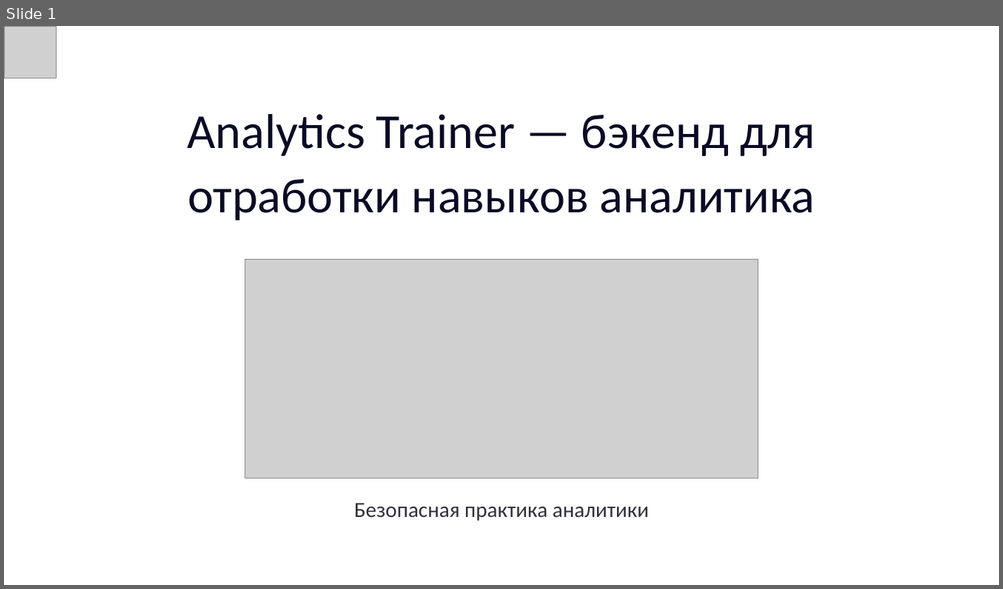
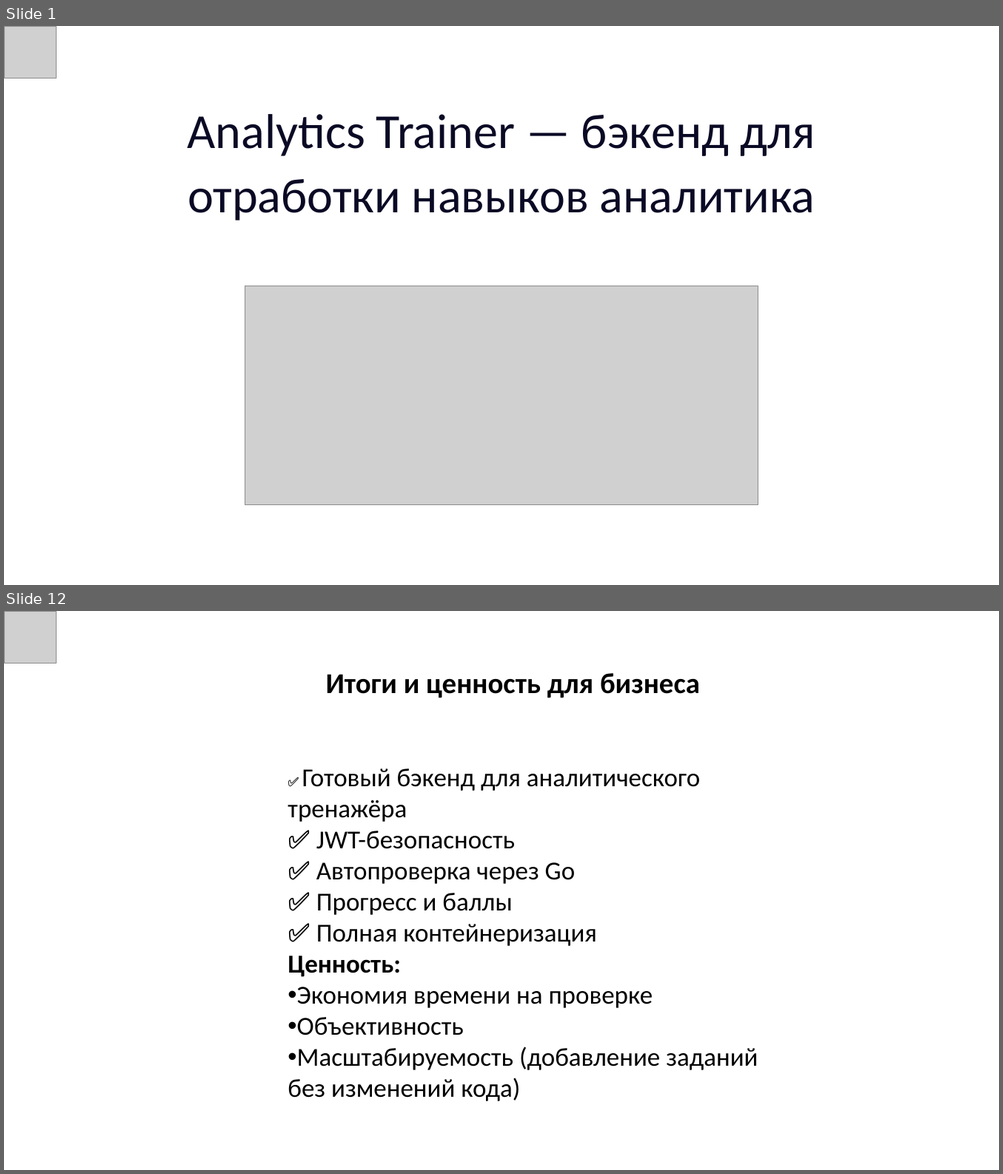
Before and after one commit to AbyanovDamir/analytics-trainer, a slide deck: present.pptx. Shown one above the other, each under a label of ours: slide 1 before the commit, slides 1 and 12 after it; the slides between them are not shown. The pictures are 1003x589 and 1003x1174 pixels, drawn with LibreOffice and Linux fonts; fonts in the diff are those of the drawing; grey boxes stand for pictures; background and template pictures are left out. Boxes give left, top, right and bottom in pixels: in the first picture for what was removed or moved away, otherwise in the second. Text is boxed around its words. In the diff, an @@ line names an element or a change of style, - is before the commit and + after.

```diff
--- a/present.pptx
+++ b/present.pptx
@@ slide 12 added at [4, 611, 999, 1170], background picture (left out) @@
@@ picture added at [4, 611, 56, 663] @@
@@ text added at [326, 673, 700, 698], 40 pt, text #000000, bold @@
+Итоги и ценность для бизнеса
@@ text added at [287, 769, 757, 1102], 36 pt, text #000000 @@
+✅ Готовый бэкенд для аналитического тренажёра
+✅ JWT-безопасность
+✅ Автопроверка через Go
+✅ Прогресс и баллы
+✅ Полная контейнеризация
+Ценность:
+• Экономия времени на проверке
+• Объективность
+• Масштабируемость (добавление заданий без изменений кода)
@@ slide 1 changed as well @@
@@ picture: place and size @@
-picture at [245, 259, 757, 478]
+picture at [245, 286, 757, 505]
@@ text removed at [354, 503, 649, 521] @@
-Безопасная практика аналитики
```
Also in this commit, not shown: 10 other slides added, 6 slides removed, 1 other file.
